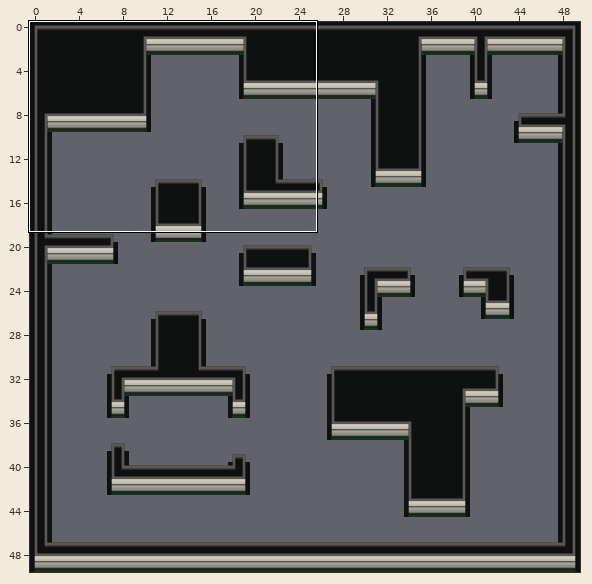
One commit to this Tiled map: client/public/assets/maps/tmx/killzone/killzone.tmx. Above, an overview of the earlier version with the close-up marked.
Close-up. Before:
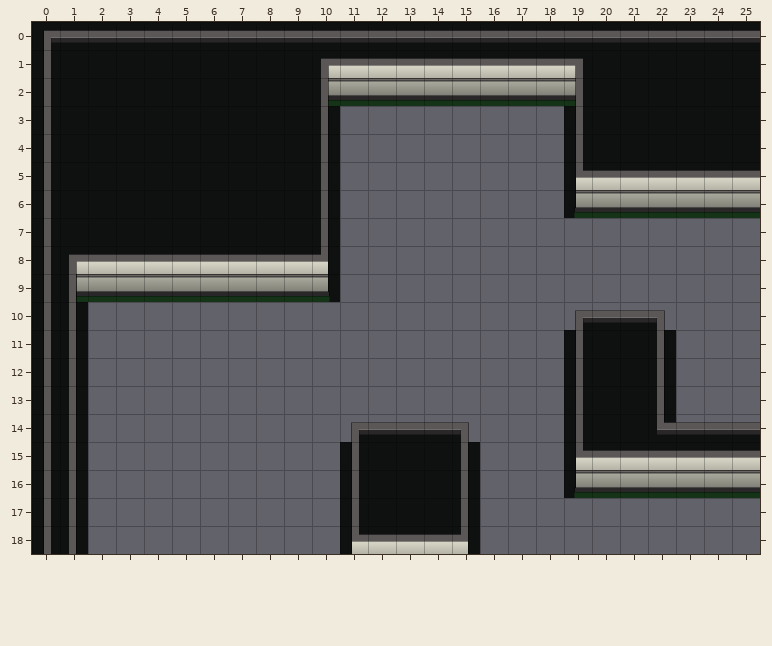
Cells are 64x64 px. Shown: x 0..25, y 0..18. The commit also changed other parts of the map, which this record leaves out. Tiles whose own drawing changed are shown in their newer look in all pictures.
After the commit:
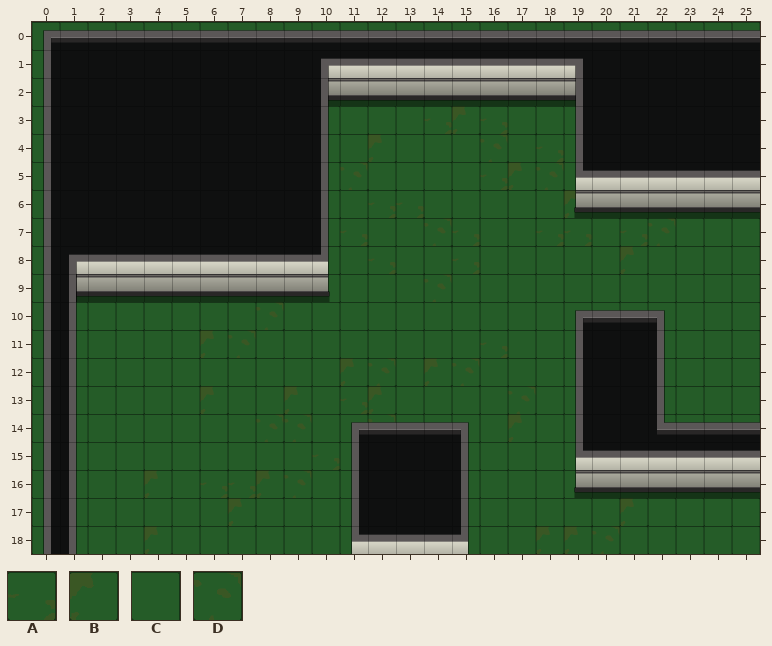
Key: from "walls": A 44, B 45, C 52, D 53.
_ is an empty cell.
Change:
{"where": "layer \"ground\""}
{"y":0,"x":0,"old":"__________________________","new":"CCCCCCCCCCCCCCCCCCCCCCCCCC"}
{"y":1,"x":0,"old":"_","new":"C"}
{"y":2,"x":0,"old":"_","new":"C"}
{"y":3,"x":0,"old":"_","new":"C"}
{"y":3,"x":10,"old":"__________","new":"CCCCABACCC"}
{"y":4,"x":0,"old":"_","new":"C"}
{"y":4,"x":10,"old":"__________","new":"CCBCCCDCAC"}
{"y":5,"x":0,"old":"_","new":"C"}
{"y":5,"x":10,"old":"__________","new":"CDCCCCABDC"}
{"y":6,"x":0,"old":"_","new":"C"}
{"y":6,"x":10,"old":"__________","new":"CCAACCCCCB"}
{"y":7,"x":0,"old":"_","new":"C"}
{"y":7,"x":10,"old":"________________","new":"CACCDACCAACADCCC"}
{"y":8,"x":0,"old":"_","new":"C"}
{"y":8,"x":10,"old":"________________","new":"CCACCACCCCCBCCCC"}
{"y":9,"x":0,"old":"_","new":"C"}
{"y":9,"x":10,"old":"________________","new":"CCCCDCCCCCCCCCCC"}
{"y":10,"x":0,"old":"__________________________","new":"CCCCCCCCDCCCCCCCCCCCCCCCCC"}
{"y":11,"x":0,"old":"____________________","new":"CCCCCCBDCCCCCCCCACCC"}
{"y":11,"x":22,"old":"____","new":"CCCC"}
{"y":12,"x":0,"old":"____________________","new":"CCCCCCCCCCCBDCBDCCCC"}
{"y":12,"x":22,"old":"____","new":"CCCC"}
{"y":13,"x":0,"old":"____________________","new":"CCCCCCBCCBCABCCCCDCC"}
{"y":13,"x":22,"old":"____","new":"CCCC"}
{"y":14,"x":0,"old":"____________________","new":"CCCCCCCCDDCCDCCCCBCC"}
{"y":14,"x":22,"old":"____","new":"CCCC"}
{"y":15,"x":0,"old":"____________","new":"CCCCCCCCCCAC"}
{"y":15,"x":15,"old":"_____","new":"CCCCC"}
{"y":16,"x":0,"old":"____________","new":"CCCCBCAABDCC"}
{"y":16,"x":15,"old":"_____","new":"CCCCC"}
{"y":17,"x":0,"old":"____________","new":"CCCCCCCBCCCC"}
{"y":17,"x":15,"old":"___________","new":"CCCCCCBCCCC"}
{"y":18,"x":0,"old":"____________","new":"CCCCBCCCCCCC"}
{"y":18,"x":15,"old":"___________","new":"CCCBBDCCCCC"}
{"label":"added","picture_box":[32,22,760,554]}
